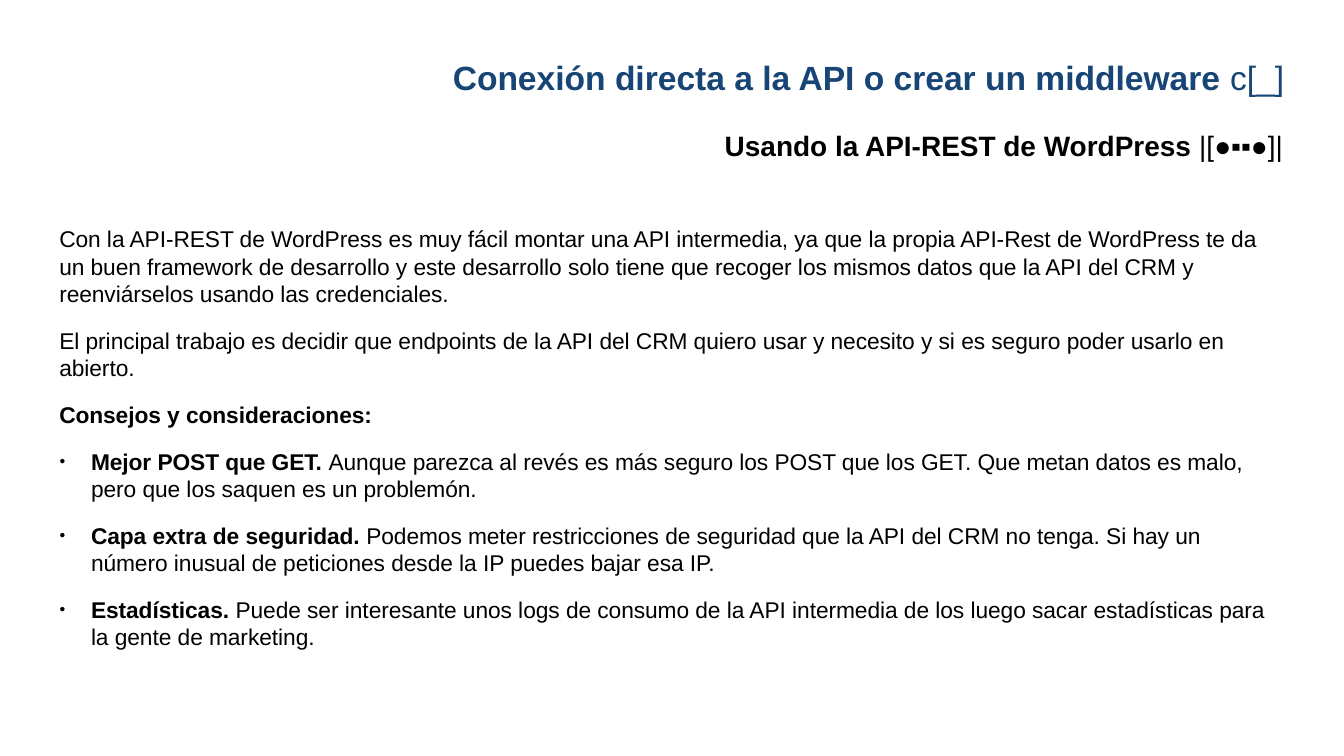
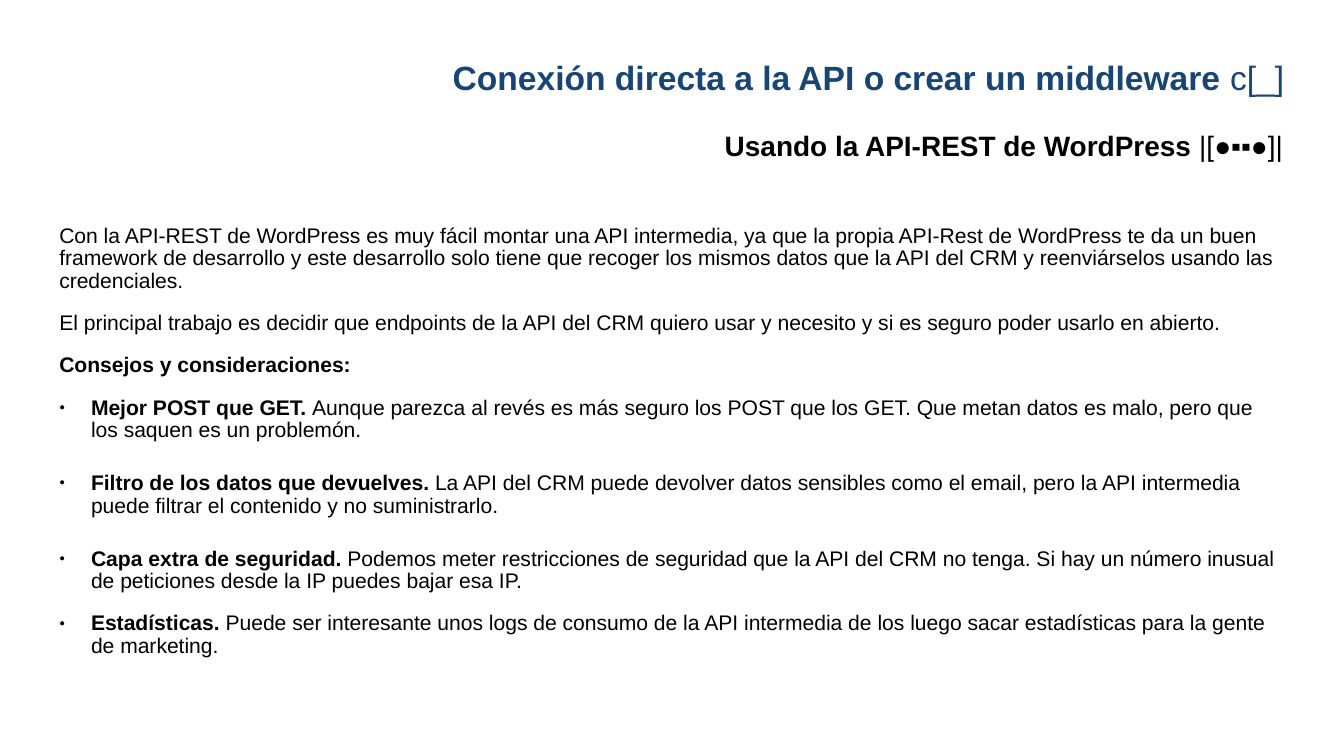
Before and after one commit to gwannon/WordCampBilbao2025, a slide deck: slide 17 of WCBIO25_Jorge-Monclus.pptx. Drawn at 1344x756 pixels with LibreOffice and Linux fonts; fonts in the diff are those of the drawing; background and template pictures are left out. Boxes give left, top, right and bottom in pixels: in the first picture for what was removed or moved away, otherwise in the second. Text is boxed around its words. In the diff, an @@ line names an element or a change of style, - is before the commit and + after.

```diff
--- a/WCBIO25_Jorge-Monclus.pptx
+++ b/WCBIO25_Jorge-Monclus.pptx
@@ text at (x1=59, y1=227, x2=1274, y2=658): size 12.2 to 11.2 pt in "Con la API-REST de WordPress es muy ...", "El principal trabajo es decidir que endpoints ...", "Consejos y consideraciones:", "Mejor POST que GET. Aunque parezca al ..." and 2 more places; line spacing 1 to 0.9 @@
@@ text at (x1=91, y1=474, x2=1240, y2=518): paragraph added @@
+● Filtro de los datos que devuelves. La API del CRM puede devolver datos sensibles como el email, pero la API intermedia puede filtrar el contenido y no suministrarlo.
```
Also in this commit, not shown: 11 other slides changed, 2 other files.
